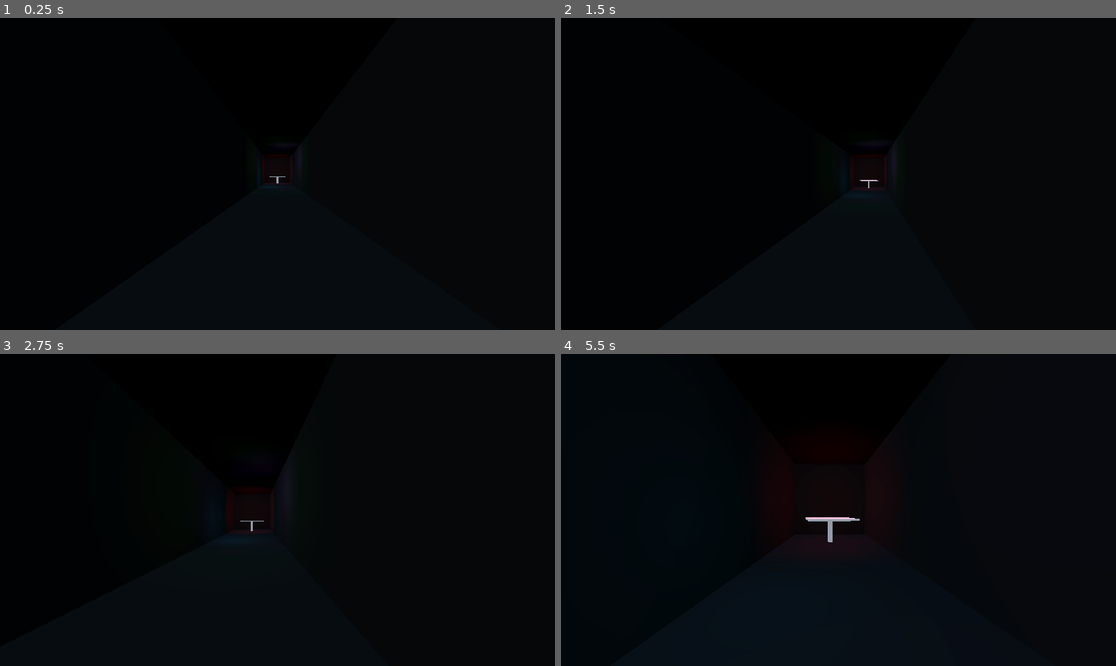
Above: before the commit, frames 1-4 (two rows, left to right).
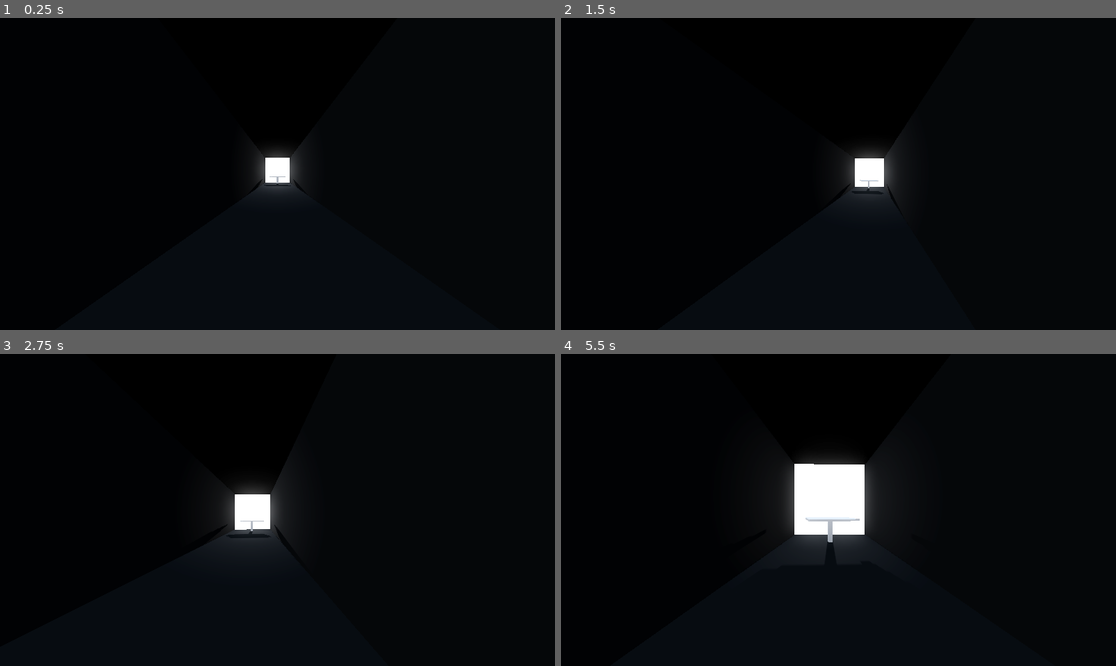
Above: after the commit, the same moments.

Repository: GriffinBaxter/No-Data-Provided
Game: Godot game, scene res://level.tscn
Two runs of this game, one before a commit and one after it. Both use one fixed random seed, a clock stepped at 60 frames per second and the inputs below. The project has no main scene, so this scene is started directly.
Inputs (mouse positions are in pixels of both pictures, inside the frame that each line leads up to):
- Up to frame 1 (0.25 s): no input
- Up to frame 2 (1.5 s): tap Enter at 0.5 s; move the mouse to (866, 174) at 0.52 s; hold W (forward) from 0.53 s (still down); tap Space (jump) at 0.77 s; move the mouse to (810, 174) at 1.27 s
- Up to frame 3 (2.75 s): keep holding W (forward); tap Space (jump) at 1.52 s; move the mouse to (288, 503) at 2.02 s
- Up to frame 4 (5.5 s): keep holding W (forward); move the mouse to (832, 516) at 2.77 s; tap Space (jump) at 3.02, 3.77, 4.52 s; move the mouse to (877, 513) at 3.52 s; move the mouse to (794, 506) at 4.27 s; move the mouse to (844, 510) at 5.02 s

The runs differ from the first frame. In frame 1, 0.9% of the frame differs, in the area x 46-54%, y 42-56%; in frame 2, 1.1%; in frame 3, 1.5%; in frame 4, 4.1%, in the area x 40-57%, y 33-62%.

Commit message:
Modify scene, adjust lights

Diff:
--- /dev/null
+++ b/Materials/emission.tres
@@ -0,0 +1,6 @@
+[gd_resource type="StandardMaterial3D" format=3 uid="uid://h83gg7tdbsed"]
+
+[resource]
+emission_enabled = true
+emission = Color(1, 1, 1, 1)
+emission_energy_multiplier = 1.5
--- a/Materials/light.tres
+++ b/Materials/light.tres
@@ -1,3 +1,5 @@
 [gd_resource type="StandardMaterial3D" format=3 uid="uid://dj6622xf07pv1"]
 
 [resource]
+emission = Color(1, 1, 1, 1)
+emission_energy_multiplier = 0.05
--- a/level.tscn
+++ b/level.tscn
@@ -3,6 +3,7 @@
 [ext_resource type="Script" path="res://Scripts/Player.gd" id="1_2b40y"]
 [ext_resource type="Material" uid="uid://d35dbj777xdx3" path="res://Materials/dark.tres" id="2_10e20"]
 [ext_resource type="Material" uid="uid://dj6622xf07pv1" path="res://Materials/light.tres" id="3_o1qfb"]
+[ext_resource type="Material" uid="uid://h83gg7tdbsed" path="res://Materials/emission.tres" id="4_g8rsm"]
 
 [sub_resource type="ProceduralSkyMaterial" id="ProceduralSkyMaterial_vuur2"]
 sky_horizon_color = Color(0.64625, 0.65575, 0.67075, 1)
@@ -15,9 +16,9 @@
 background_mode = 2
 sky = SubResource("Sky_jvnj2")
 tonemap_mode = 2
+ssil_enabled = true
+sdfgi_enabled = true
 glow_enabled = true
-
-[sub_resource type="CapsuleMesh" id="CapsuleMesh_tpns2"]
 
 [sub_resource type="CapsuleShape3D" id="CapsuleShape3D_8ocoo"]
 
@@ -28,18 +29,9 @@
 [node name="WorldEnvironment" type="WorldEnvironment" parent="."]
 environment = SubResource("Environment_uxqxj")
 
-[node name="DirectionalLight3D" type="DirectionalLight3D" parent="."]
-transform = Transform3D(-0.866025, -0.433013, 0.25, 0, 0.5, 0.866025, -0.5, 0.75, -0.433013, 0, 0, 0)
-visible = false
-shadow_enabled = true
-
 [node name="Player" type="CharacterBody3D" parent="."]
 transform = Transform3D(1, 0, 0, 0, 1, 0, 0, 0, 1, 0, 1, 0)
 script = ExtResource("1_2b40y")
-
-[node name="MeshInstance3D" type="MeshInstance3D" parent="Player"]
-visible = false
-mesh = SubResource("CapsuleMesh_tpns2")
 
 [node name="CollisionShape3D" type="CollisionShape3D" parent="Player"]
 shape = SubResource("CapsuleShape3D_8ocoo")
@@ -87,30 +79,16 @@
 transform = Transform3D(2.5, 0, 0, 0, -4.37114e-08, -2.5, 0, 1, -1.09278e-07, 0, 2.5, -20)
 use_collision = true
 mesh = SubResource("PlaneMesh_lcjhv")
-material = ExtResource("2_10e20")
+material = ExtResource("4_g8rsm")
 
-[node name="Red Light" type="OmniLight3D" parent="."]
-transform = Transform3D(1, 0, 0, 0, 1, 0, 0, 0, 1, 0, 2.5, -35)
-light_color = Color(1, 0.282353, 0.333333, 1)
-omni_range = 6.0
-
-[node name="Blue Light" type="OmniLight3D" parent="."]
-transform = Transform3D(1, 0, 0, 0, 1, 0, 0, 0, 1, -1, 1.5, -27.5)
-light_color = Color(0, 0.768627, 0.960784, 1)
-light_energy = 0.4
-omni_range = 6.0
-
-[node name="Purple Light" type="OmniLight3D" parent="."]
-transform = Transform3D(1, 0, 0, 0, 1, 0, 0, 0, 1, 1, 3.5, -23.5)
-light_color = Color(0.780392, 0.592157, 1, 1)
-light_energy = 0.4
-omni_range = 6.0
-
-[node name="Green Light" type="OmniLight3D" parent="."]
-transform = Transform3D(1, 0, 0, 0, 1, 0, 0, 0, 1, 0, 3, -19.5)
-light_color = Color(0.0862745, 0.839216, 0, 1)
-light_energy = 0.4
-omni_range = 6.0
+[node name="SpotLight3D" type="SpotLight3D" parent="Hallway"]
+transform = Transform3D(-1, 0, -8.74228e-08, 0, 1, 0, 8.74228e-08, 0, -1, 0, 2.5, -32.5)
+light_energy = 1.5
+shadow_enabled = true
+shadow_bias = 0.005
+shadow_blur = 4.0
+spot_range = 55.0
+spot_angle = 17.5
 
 [node name="Table" type="Node3D" parent="."]
 transform = Transform3D(1, 0, 0, 0, 1, 0, 0, 0, 1, 0, 1, -34.5)
--- a/project.godot
+++ b/project.godot
@@ -18,6 +18,10 @@
 
 window/size/viewport_width=1920
 window/size/viewport_height=1080
+
+[filesystem]
+
+import/blender/enabled=false
 
 [input]
 
